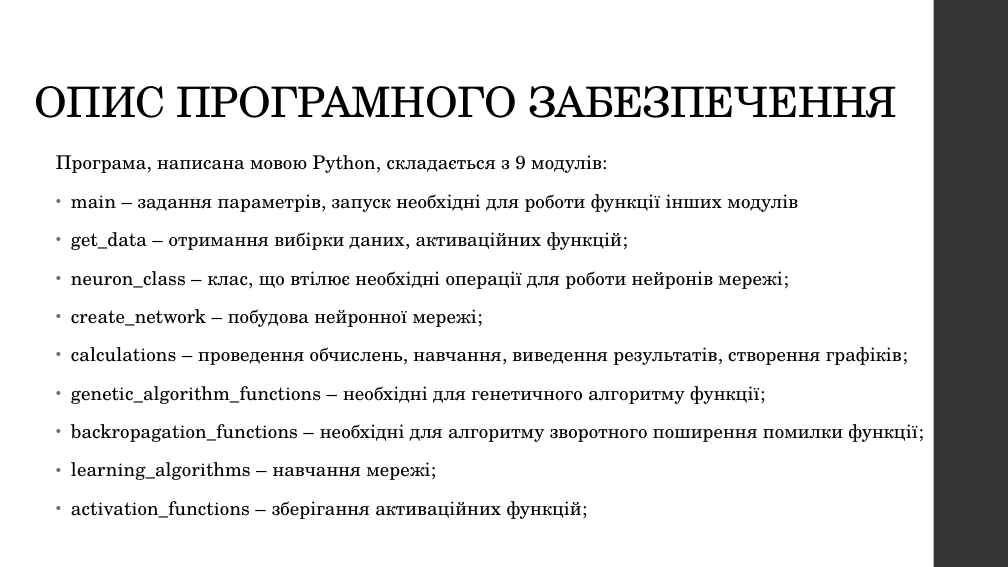
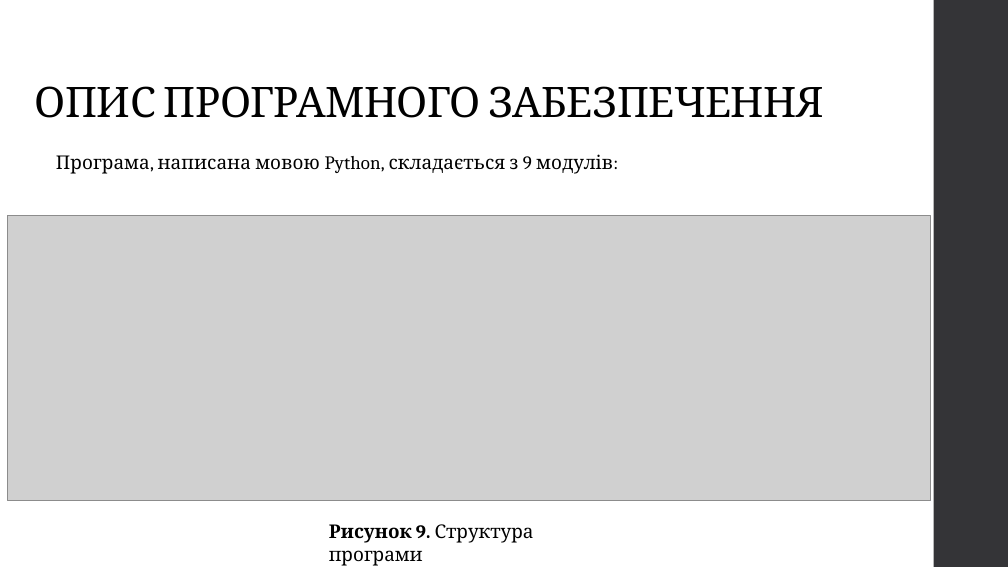
Before and after one commit to Romchyk-S/Thesis, a slide deck: slide 10 of Застосування методів машинного навчання для прогнозування елементів конструкцій-1.pptx. Drawn at 1008x567 pixels with LibreOffice and Linux fonts; fonts in the diff are those of the drawing; grey boxes stand for pictures. Boxes give left, top, right and bottom in pixels: in the first picture for what was removed or moved away, otherwise in the second. Text is boxed around its words. In the diff, an @@ line names an element or a change of style, - is before the commit and + after.

```diff
--- a/Застосування методів машинного навчання для прогнозування елементів конструкцій-1.pptx
+++ b/Застосування методів машинного навчання для прогнозування елементів конструкцій-1.pptx
@@ title "ОПИС ПРОГРАМНОГО ЗАБЕЗПЕЧЕННЯ" at [35,86,824,118]: font TeX Gyre Schola to Cambria @@
@@ text "Програма, написана мовою Python, складається ..." at [56,154,613,174]: font TeX Gyre Schola to Cambria @@
@@ text at [71,194,917,519]: paragraphs removed @@
-• main – задання параметрів, запуск необхідні для роботи функції інших модулів
-• get_data – отримання вибірки даних, активаційних функцій;
-• neuron_class – клас, що втілює необхідні операції для роботи нейронів мережі;
-• create_network – побудова нейронної мережі;
-• calculations – проведення обчислень, навчання, виведення результатів, створення графіків;
-• genetic_algorithm_functions – необхідні для генетичного алгоритму функції;
-• backropagation_functions – необхідні для алгоритму зворотного поширення помилки функції;
-• learning_algorithms – навчання мережі;
-• activation_functions – зберігання активаційних функцій;
@@ picture added at [7,216,931,501] @@
@@ text added at [329,524,534,566], 18 pt, text #000000 @@
+Рисунок 9. Структура програми
```
Also in this commit, not shown: 13 other slides changed, 16 other files.
